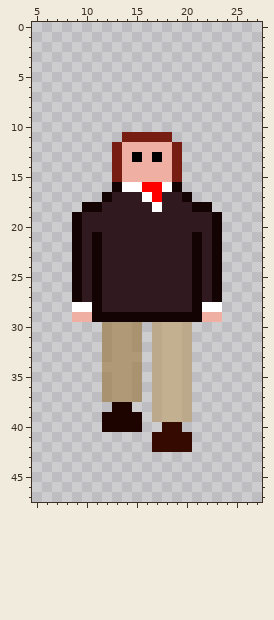
Pixel-art sprite -- sprites/congressrep/South/frame4.png. Above, as it was before the edit.
The file is 32x48 pixels. Colours within 5 levels of each other are drawn and written as one. Shown: x 5..27, y 0..47.
New version:
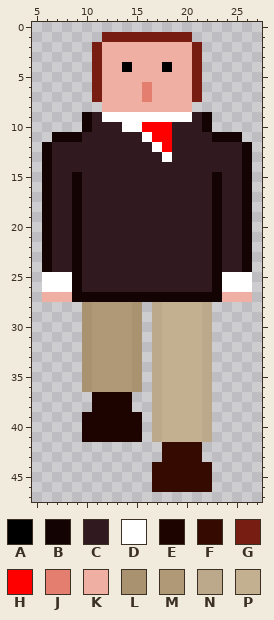
Palette (. is transparent): A #000000  B #130303  C #30191f  D #ffffff  E #1e0400  F #350b01  G #781d12  H #ff0000  J #e47e6f  K #f0afa3  L #a99270  M #b09976  N #bca98b  P #c3b091
The exact change:
y 1: x 12..20 ......... -> GGGGGGGGG
y 2..3: x 11..21 ........... -> GKKKKKKKKKG
y 4: x 11..21 ........... -> GKKAKKKAKKG
y 5: x 11..21 ........... -> GKKKKKKKKKG
y 6..7: x 11..21 ........... -> GKKKKJKKKKG
y 8: x 12..20 ......... -> KKKKKKKKK
y 9: x 10..22 ............. -> BCDDDDDDDDDCB
y 10: x 10..22 ............. -> BCCCDDHHHCCCB
y 11: x 7..25 .......GGGGG....... -> BBBCCCCCCDHHCCCCBBB
y 12: x 6..26 .......GKKKKKG....... -> BCCCCCCCCCCDHCCCCCCCB
y 13: x 6..26 .......GKAKAKG....... -> BCCCCCCCCCCCDCCCCCCCB
y 14: x 6..26 .......GKKKKKG....... -> BCCCCCCCCCCCCCCCCCCCB
y 15: x 6..26 .......GKKKKKG....... -> BCCBCCCCCCCCCCCCCBCCB
y 16: x 6..26 .......BDDHHDB....... -> BCCBCCCCCCCCCCCCCBCCB
y 17: x 6..12 ......B -> BCCBCCC; x 16..17 DH -> CC; x 20..26 B...... -> CCCBCCB
y 18: x 6..11 ....BB -> BCCBCC; x 17 D -> C; x 21..26 BB.... -> CCBCCB
y 19..20: x 6..8 ... -> BCC; x 24..26 ... -> CCB
y 21..24: x 6..8 ... -> BCC; x 11 B -> C; x 21 B -> C; x 24..26 ... -> CCB
y 25..26: x 6..8 ... -> DDD; x 11 B -> C; x 21 B -> C; x 24..26 ... -> DDD
y 27: x 6..8 ... -> KKK; x 10 C -> B; x 12..20 CCCCCCCCC -> BBBBBBBBB; x 22 C -> B; x 24..26 ... -> KKK
y 28: x 9..23 DDBCCCCCCCCCBDD -> .LMMMML.NPPPPN.
y 29: x 9..23 KKBBBBBBBBBBBKK -> .LMMMML.NPPPPN.
y 30..32: x 10..12 ..L -> LMM; x 20..22 N.. -> PPN
y 33: x 10..12 ..L -> LMM; x 15 M -> L; x 20..22 N.. -> PPN
y 34: x 10..11 .. -> LM; x 20..22 N.. -> PPN
y 35..36: x 10..12 ..L -> LMM; x 20..22 N.. -> PPN
y 37: x 11..15 .LMML -> EEEE.; x 20..22 N.. -> PPN
y 38: x 11..12 .. -> EE; x 20..22 N.. -> PPN
y 39: x 10..11 .. -> EE; x 20..22 N.. -> PPN
y 40: x 10..11 .. -> EE; x 17..22 .FF... -> NPPPPN
y 41: x 10..15 ...... -> EEEEEE; x 17..22 FFFF.. -> NPPPPN
y 42: x 17 F -> .; x 21 . -> F
y 43: x 18..21 .... -> FFFF
y 44..46: x 17..22 ...... -> FFFFFF
